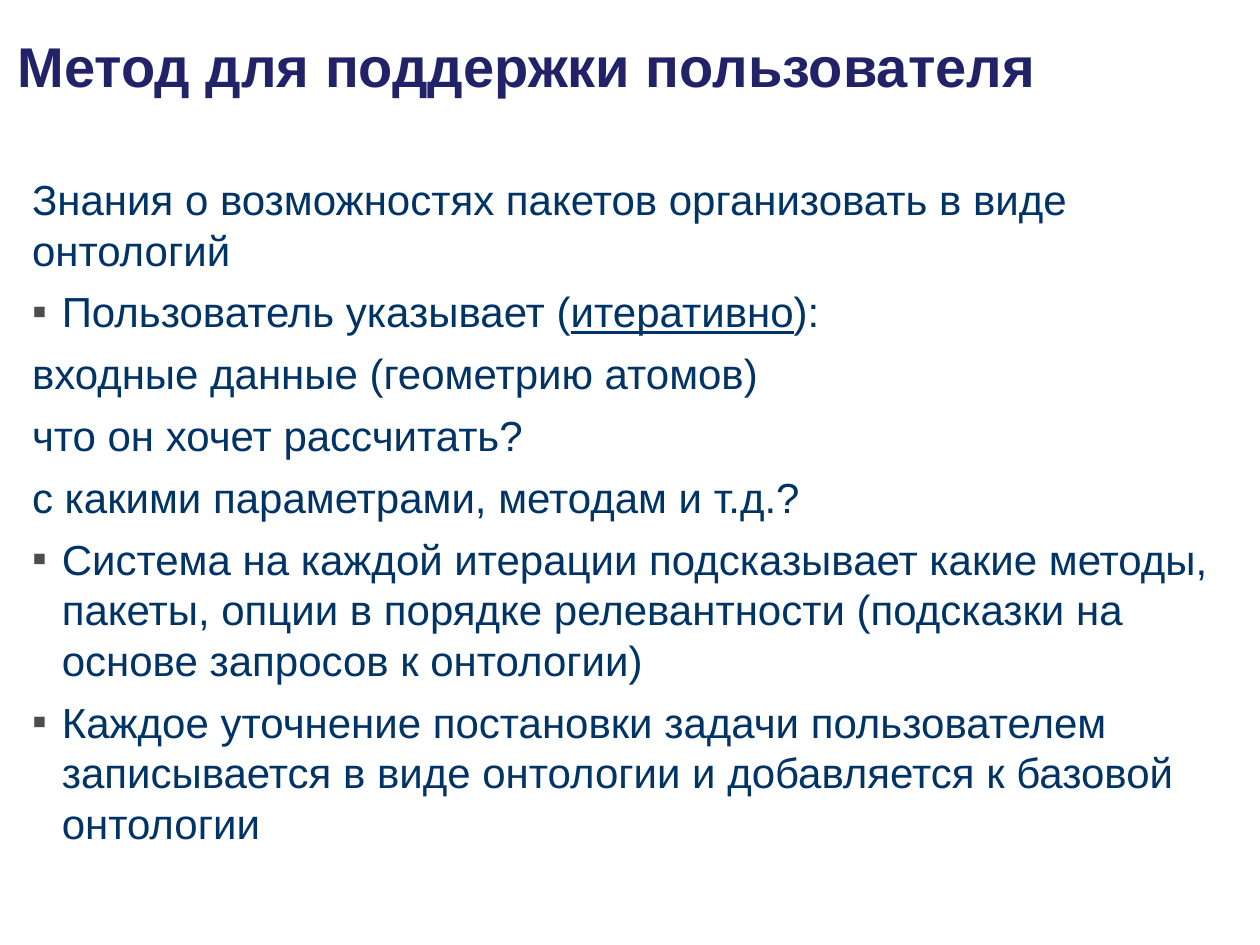
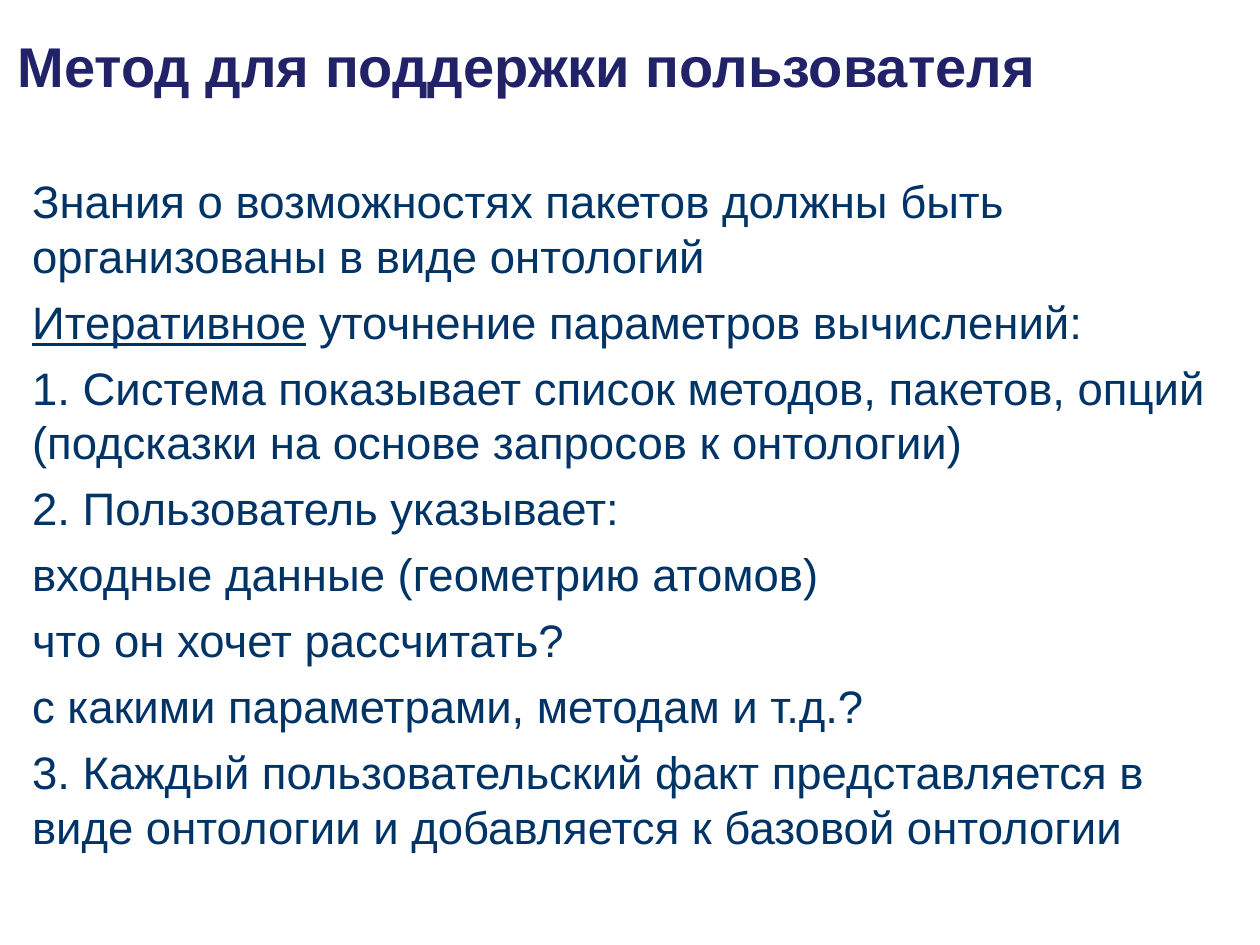
Before and after one commit to podtelkin/NII-NKT, a slide deck: slide 8 of master/master.ppt. Drawn at 1260x945 pixels with LibreOffice and Linux fonts; fonts in the diff are those of the drawing; background and template pictures are left out. Boxes give left, top, right and bottom in pixels: in the first picture for what was removed or moved away, otherwise in the second. Text is boxed around its words. In the diff, an @@ line names an element or a change of style, - is before the commit and + after.

Commit message:
new

```diff
--- a/master/master.ppt
+++ b/master/master.ppt
@@ text at (x1=32, y1=184, x2=1205, y2=535): text changed; size 24.1 to 26 pt @@
-Знания о возможностях пакетов организовать в виде онтологий
-▪ Пользователь указывает (итеративно):
+Знания о возможностях пакетов должны быть организованы в виде онтологий
+Итеративное уточнение параметров вычислений:
+1. Система показывает список методов, пакетов, опций (подсказки на основе запросов к онтологии)
+2. Пользователь указывает:
@@ text at (x1=32, y1=558, x2=863, y2=732): size 24.1 to 26 pt in "входные данные (геометрию атомов)", "что он хочет рассчитать?", "с какими параметрами, методам и т.д.?" @@
@@ text at (x1=32, y1=755, x2=1143, y2=853): text changed; size 24.1 to 26 pt @@
-▪ Система на каждой итерации подсказывает какие методы, пакеты, опции в порядке релевантности (подсказки на основе запросов к онтологии)
-▪ Каждое уточнение постановки задачи пользователем записывается в виде онтологии и добавляется к базовой онтологии
+3. Каждый пользовательский факт представляется в виде онтологии и добавляется к базовой онтологии
```
Also in this commit, not shown: 6 other slides changed.
